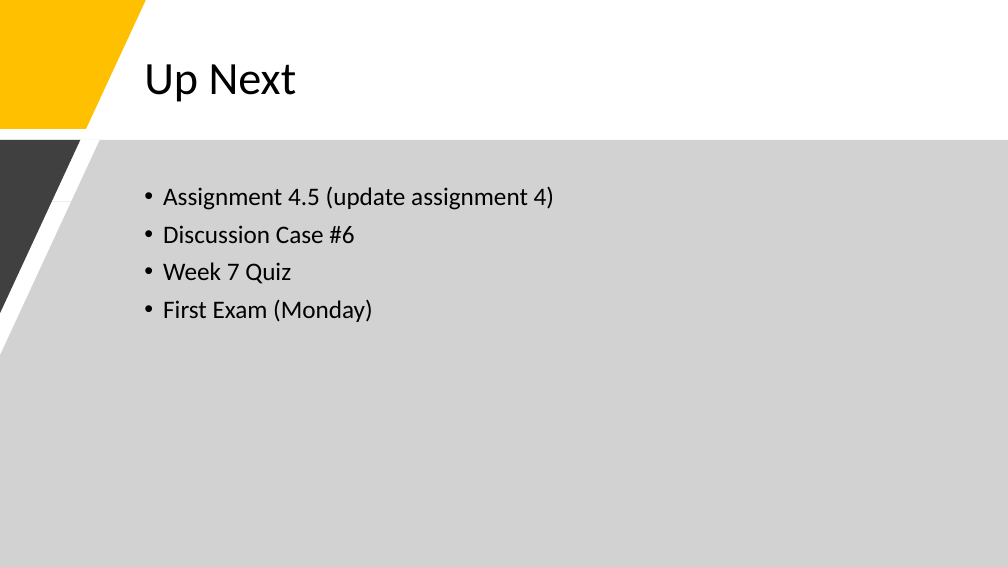
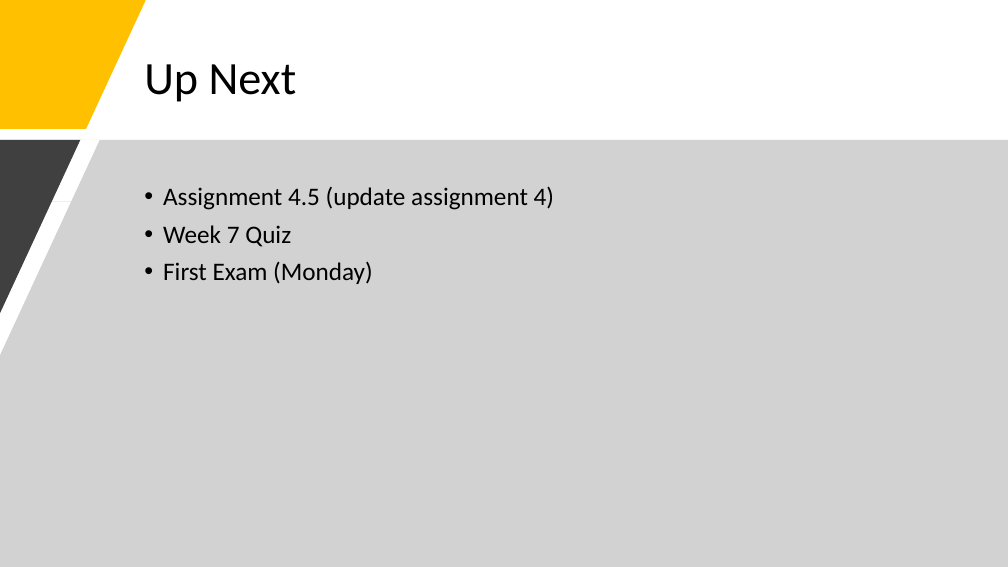
Before and after one commit to mikenguyen13/mar4050_S23_2, a slide deck: slide 32 of lectures/7/Developing the sampling plan.pptx (slide 31 before the commit). Drawn at 1008x567 pixels with LibreOffice and Linux fonts; fonts in the diff are those of the drawing. Boxes give left, top, right and bottom in pixels: in the first picture for what was removed or moved away, otherwise in the second. Text is boxed around its words. In the diff, an @@ line names an element or a change of style, - is before the commit and + after.

```diff
--- a/lectures/7/Developing the sampling plan.pptx
+++ b/lectures/7/Developing the sampling plan.pptx
@@ text at bbox=[163, 225, 354, 243]: paragraph removed @@
-• Discussion Case #6
```
Also in this commit, not shown: 5 other slides changed.
